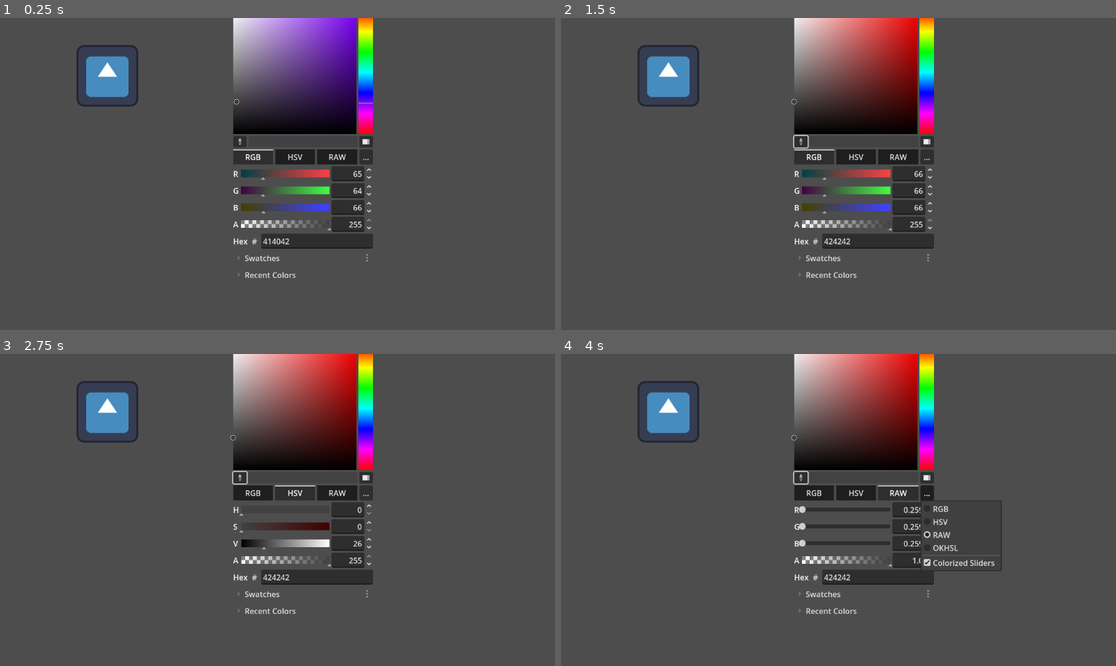
Above: before the commit, frames 1-4 (two rows, left to right).
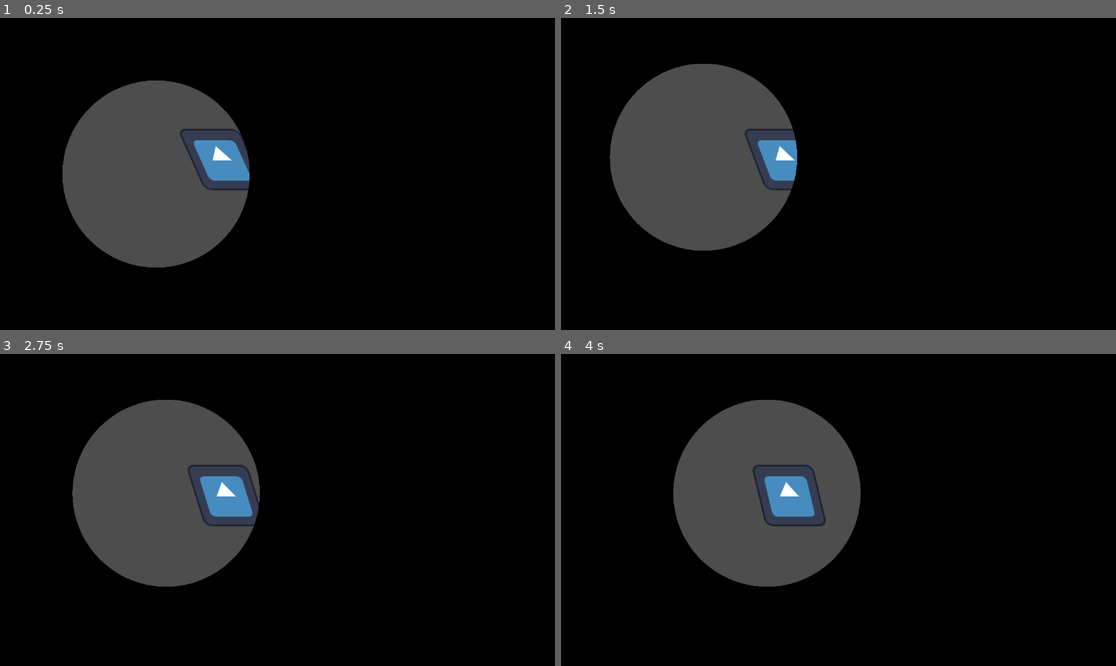
Above: after the commit, the same moments.

Repository: Akhayut/The_Light_Within_The_Dark
Game: Godot game, scene res://scenes/testScenes/test_map.tscn
The game is run twice, just before and just after one commit, with the same random seed, the same clock (stepped at 60 frames per second) and the same inputs. The engine's default icon, where the game draws it, is replaced by a stand-in: a white triangle on a blue panel in a dark square.
Inputs (mouse positions are in pixels of both pictures, inside the frame that each line leads up to):
- Up to frame 1 (0.25 s): no input
- Up to frame 2 (1.5 s): click (799, 142) at 0.52 s; click (816, 158) at 1.25 s, where only the run before the commit has a clickable "RGB"
- Up to frame 3 (2.75 s): click (294, 494) at 2 s, where only the run before the commit has a clickable "HSV"
- Up to frame 4 (4 s): click (899, 494) at 2.75 s, where only the run before the commit has a clickable "RAW"; click (927, 494) at 3.5 s, where only the run before the commit has a clickable "..."

The runs differ from the first frame. In frame 1, 85% of the frame differs, in the area x 0-100%, y 0-100%; in frame 2, 85%; in frame 3, 85%; in frame 4, 87%.

Commit message:
added shader dons't work perfectly

Diff:
--- a/the-light-within-the-dark/scenes/testScenes/test_map.tscn
+++ b/the-light-within-the-dark/scenes/testScenes/test_map.tscn
@@ -1,21 +1,40 @@
-[gd_scene load_steps=4 format=3 uid="uid://y5dr0mrt3cpq"]
+[gd_scene load_steps=8 format=3 uid="uid://y5dr0mrt3cpq"]
 
-[ext_resource type="Shader" uid="uid://x7vef2boapms" path="res://scripts/shaders/visualFragShader.tres" id="1_cqvns"]
+[ext_resource type="Shader" uid="uid://dsm8l2cm87exa" path="res://scripts/shaders/visualverShaderTest.tres" id="1_cqvns"]
+[ext_resource type="Shader" uid="uid://cdcv6y6ha7423" path="res://scripts/shaders/lightShader.tres" id="1_gel5x"]
 [ext_resource type="Texture2D" uid="uid://b7oqa70bs8s58" path="res://assets/icon.svg" id="1_w56fm"]
+[ext_resource type="Script" uid="uid://diwgrijnhwsup" path="res://scripts/scripts/lightScript.gd" id="2_3402l"]
 
-[sub_resource type="ShaderMaterial" id="ShaderMaterial_cqvns"]
+[sub_resource type="ShaderMaterial" id="ShaderMaterial_3402l"]
+shader = ExtResource("1_gel5x")
+shader_parameter/aspect = 0.0
+shader_parameter/mousePos = Vector2(0, 0)
+
+[sub_resource type="ShaderMaterial" id="ShaderMaterial_gel5x"]
+shader = ExtResource("1_gel5x")
+shader_parameter/aspect = 0.0
+shader_parameter/mousePos = Vector2(0, 0)
+
+[sub_resource type="ShaderMaterial" id="ShaderMaterial_tlda0"]
 shader = ExtResource("1_cqvns")
 
 [node name="test map" type="Node2D"]
+material = SubResource("ShaderMaterial_3402l")
+
+[node name="CanvasLayer" type="CanvasLayer" parent="."]
+
+[node name="ColorRect" type="ColorRect" parent="CanvasLayer"]
+material = SubResource("ShaderMaterial_gel5x")
+anchors_preset = 15
+anchor_right = 1.0
+anchor_bottom = 1.0
+grow_horizontal = 2
+grow_vertical = 2
+size_flags_horizontal = 3
+color = Color(0, 0, 0, 1)
+script = ExtResource("2_3402l")
 
 [node name="Icon" type="Sprite2D" parent="."]
-material = SubResource("ShaderMaterial_cqvns")
-position = Vector2(223, 120)
+material = SubResource("ShaderMaterial_tlda0")
+position = Vector2(489, 294)
 texture = ExtResource("1_w56fm")
-
-[node name="ColorPicker" type="ColorPicker" parent="."]
-offset_left = 480.0
-offset_top = -19.0
-offset_right = 778.0
-offset_bottom = 553.0
-color = Color(0.254902, 0.25098, 0.258824, 1)
--- /dev/null
+++ b/the-light-within-the-dark/scripts/scripts/lightScript.gd
@@ -0,0 +1,7 @@
+extends ColorRect
+
+func _process(_delta: float) -> void:
+	var screenSize = Vector2(get_viewport().size)
+	var mouse_uv = get_viewport().get_mouse_position() / screenSize
+	material.set_shader_parameter("mousePos", mouse_uv)
+	material.set_shader_parameter("aspect", size.x / size.y)
--- /dev/null
+++ b/the-light-within-the-dark/scripts/shaders/lightShader.tres
@@ -0,0 +1,115 @@
+[gd_resource type="VisualShader" load_steps=9 format=3 uid="uid://cdcv6y6ha7423"]
+
+[sub_resource type="VisualShaderNodeVectorDecompose" id="VisualShaderNodeVectorDecompose_puvmk"]
+default_input_values = [0, Vector2(0, 0)]
+op_type = 0
+
+[sub_resource type="VisualShaderNodeVectorCompose" id="VisualShaderNodeVectorCompose_3qsrj"]
+op_type = 0
+
+[sub_resource type="VisualShaderNodeInput" id="VisualShaderNodeInput_puvmk"]
+input_name = "screen_uv"
+
+[sub_resource type="VisualShaderNodeVec2Parameter" id="VisualShaderNodeVec2Parameter_3qsrj"]
+parameter_name = "mousePos"
+
+[sub_resource type="VisualShaderNodeVectorDistance" id="VisualShaderNodeVectorDistance_puvmk"]
+default_input_values = [0, Vector2(0, 0), 1, Vector2(0, 0)]
+op_type = 0
+
+[sub_resource type="VisualShaderNodeIf" id="VisualShaderNodeIf_3qsrj"]
+default_input_values = [0, 0.0, 1, 0.3, 2, 1e-05, 3, Vector3(1, 0, 0), 4, Vector3(1, 0, 0), 5, Vector3(0, 0, 0)]
+
+[sub_resource type="VisualShaderNodeFloatParameter" id="VisualShaderNodeFloatParameter_mgiqm"]
+parameter_name = "aspect"
+
+[sub_resource type="VisualShaderNodeFloatOp" id="VisualShaderNodeFloatOp_j3ltg"]
+operator = 2
+
+[resource]
+code = "shader_type canvas_item;
+render_mode blend_mix;
+
+uniform float aspect;
+uniform vec2 mousePos;
+
+
+
+void fragment() {
+// Input:2
+	vec2 n_out2p0 = SCREEN_UV;
+
+
+// VectorDecompose:10
+	float n_out10p0 = n_out2p0.x;
+	float n_out10p1 = n_out2p0.y;
+
+
+// FloatParameter:8
+	float n_out8p0 = aspect;
+
+
+// FloatOp:9
+	float n_out9p0 = n_out10p0 * n_out8p0;
+
+
+// VectorCompose:11
+	vec2 n_out11p0 = vec2(n_out9p0, n_out10p1);
+
+
+// Vector2Parameter:3
+	vec2 n_out3p0 = mousePos;
+
+
+// Distance:4
+	float n_out4p0 = distance(n_out11p0, n_out3p0);
+
+
+	vec3 n_out5p0;
+// If:5
+	float n_in5p1 = 0.30000;
+	float n_in5p2 = 0.00001;
+	vec3 n_in5p3 = vec3(1.00000, 0.00000, 0.00000);
+	vec3 n_in5p4 = vec3(1.00000, 0.00000, 0.00000);
+	vec3 n_in5p5 = vec3(0.00000, 0.00000, 0.00000);
+	if(abs(n_out4p0 - n_in5p1) < n_in5p2)
+	{
+		n_out5p0 = n_in5p3;
+	}
+	else if(n_out4p0 < n_in5p1)
+	{
+		n_out5p0 = n_in5p5;
+	}
+	else
+	{
+		n_out5p0 = n_in5p4;
+	}
+
+
+// Output:0
+	COLOR.a = n_out5p0.x;
+
+
+}
+"
+graph_offset = Vector2(-384.563, -74.1391)
+mode = 1
+flags/light_only = false
+nodes/fragment/0/position = Vector2(1100, 60)
+nodes/fragment/2/node = SubResource("VisualShaderNodeInput_puvmk")
+nodes/fragment/2/position = Vector2(-2120, -60)
+nodes/fragment/3/node = SubResource("VisualShaderNodeVec2Parameter_3qsrj")
+nodes/fragment/3/position = Vector2(-1040, 560)
+nodes/fragment/4/node = SubResource("VisualShaderNodeVectorDistance_puvmk")
+nodes/fragment/4/position = Vector2(120, 40)
+nodes/fragment/5/node = SubResource("VisualShaderNodeIf_3qsrj")
+nodes/fragment/5/position = Vector2(560, 100)
+nodes/fragment/8/node = SubResource("VisualShaderNodeFloatParameter_mgiqm")
+nodes/fragment/8/position = Vector2(-1660, 320)
+nodes/fragment/9/node = SubResource("VisualShaderNodeFloatOp_j3ltg")
+nodes/fragment/9/position = Vector2(-820, 220)
+nodes/fragment/10/node = SubResource("VisualShaderNodeVectorDecompose_puvmk")
+nodes/fragment/10/position = Vector2(-1260, -20)
+nodes/fragment/11/node = SubResource("VisualShaderNodeVectorCompose_3qsrj")
+nodes/fragment/11/position = Vector2(-320, -40)
+nodes/fragment/connections = PackedInt32Array(4, 0, 5, 0, 5, 0, 0, 1, 10, 0, 9, 0, 9, 0, 11, 0, 10, 1, 11, 1, 8, 0, 9, 1, 3, 0, 4, 1, 11, 0, 4, 0, 2, 0, 10, 0)
--- a/the-light-within-the-dark/scripts/shaders/visualFragShader.tres
+++ b/the-light-within-the-dark/scripts/shaders/visualFragShader.tres
@@ -48,7 +48,6 @@
 
 }
 "
-graph_offset = Vector2(-375.911, -58.236)
 mode = 1
 flags/light_only = false
 nodes/fragment/0/position = Vector2(820, 40)
Not shown, added: the-light-within-the-dark/scripts/scripts/lightScript.gd.uid
